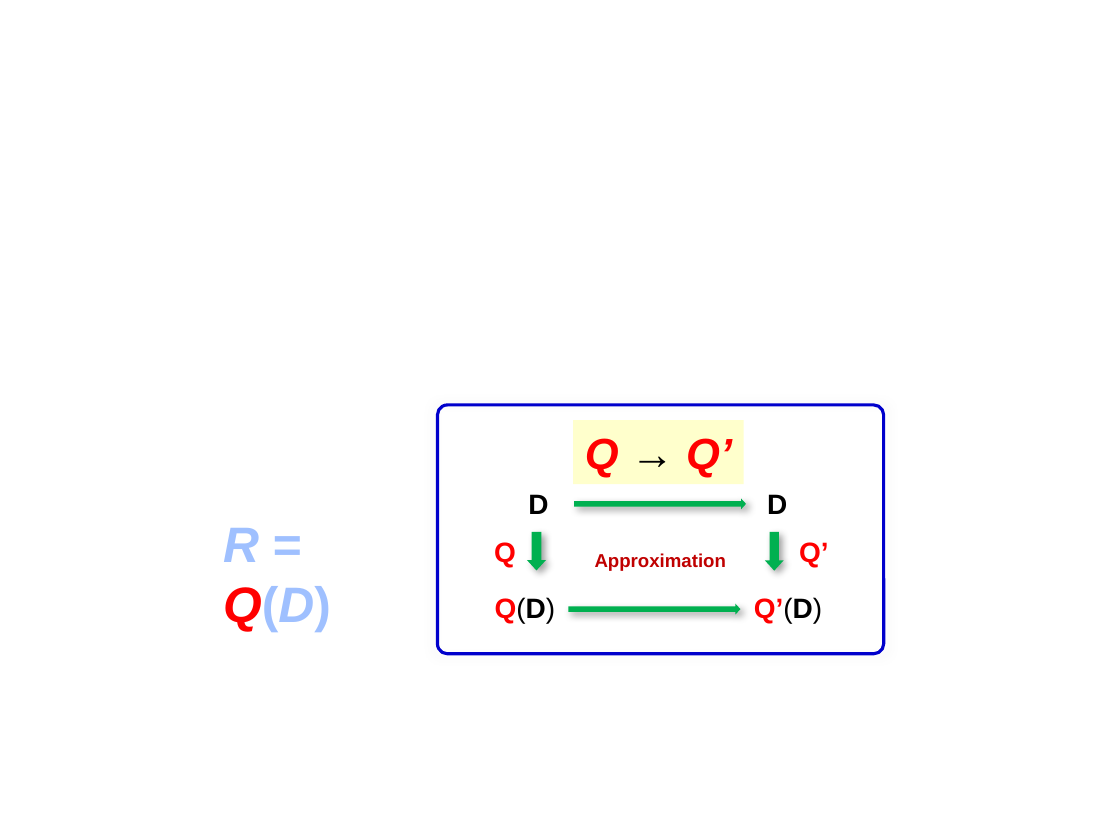
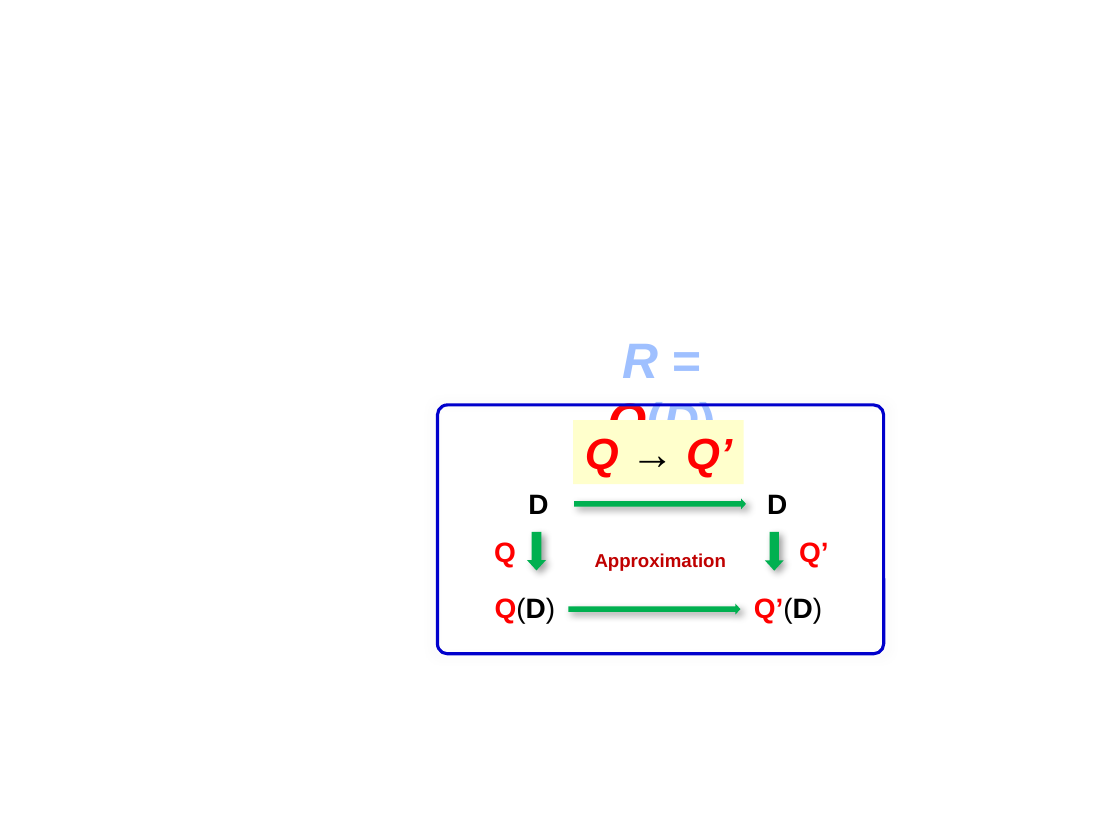
Before and after one commit to shuaima/SARank, a slide deck: slide 1 of ApproxComp/queryApprox.pptx. Drawn at 1120x840 pixels with LibreOffice and Linux fonts; fonts in the diff are those of the drawing. Boxes give left, top, right and bottom in pixels: in the first picture for what was removed or moved away, otherwise in the second. Text is boxed around its words. In the diff, an @@ line names an element or a change of style, - is before the commit and + after.

```diff
--- a/ApproxComp/queryApprox.pptx
+++ b/ApproxComp/queryApprox.pptx
@@ text "R = Q(D)": place and size @@
-text "R = Q(D)" at box(223, 528, 331, 632)
+text "R = Q(D)" at box(608, 344, 716, 449)
@@ text "R = Q(D)" at box(608, 344, 716, 449): alignment left to centre @@
```
Also in this commit, not shown: 8 other files.
